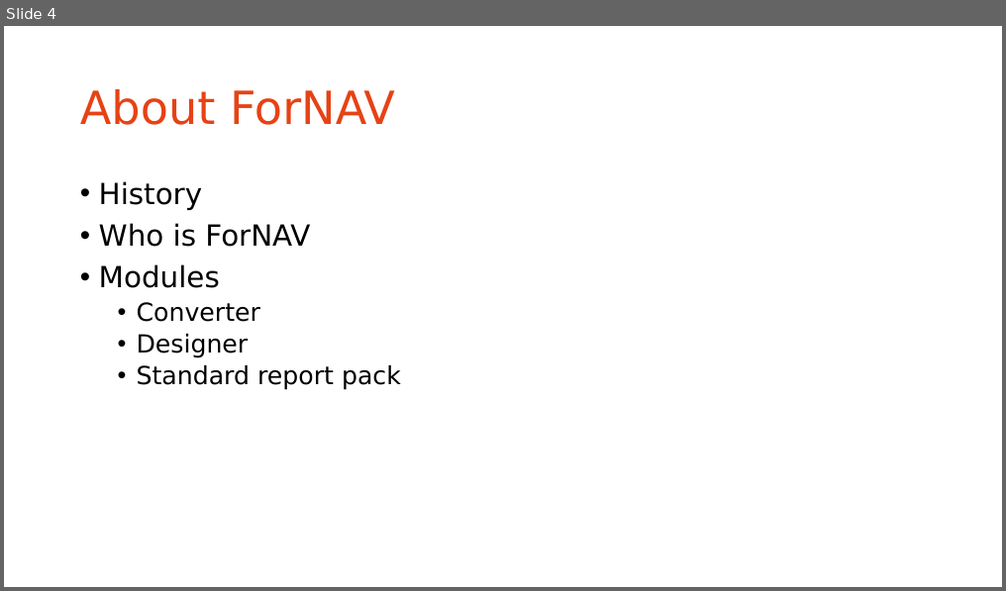
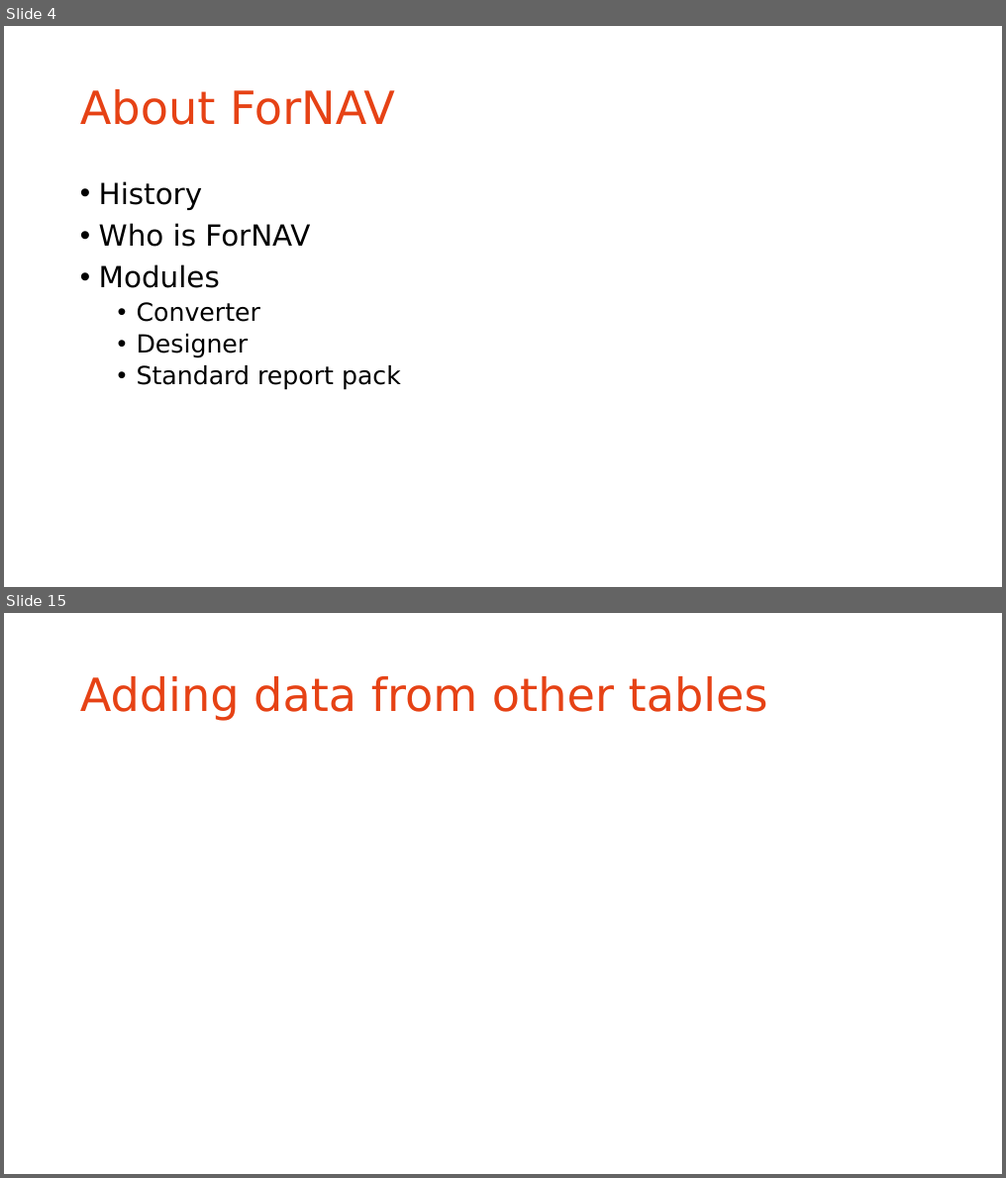
Before and after one commit to renebrummel/ForNAV.TrainingModules, a slide deck: Powerpoint/Webinar.pptx. Shown one above the other, each under a label of ours: slide 4 before the commit, slides 4 and 15 after it; the slides between them are not shown. The pictures are 1006x591 and 1006x1178 pixels, drawn with LibreOffice and Linux fonts; fonts in the diff are those of the drawing; background and template pictures are left out. Boxes give left, top, right and bottom in pixels: in the first picture for what was removed or moved away, otherwise in the second. Text is boxed around its words. In the diff, an @@ line names an element or a change of style, - is before the commit and + after.

```diff
--- a/Powerpoint/Webinar.pptx
+++ b/Powerpoint/Webinar.pptx
@@ slide 15 added at (x1=4, y1=613, x2=1002, y2=1174), background #FFFFFF @@
@@ title added at (x1=80, y1=676, x2=768, y2=721), 44 pt, text #E64215 @@
+Adding data from other tables
```
Also in this commit, not shown: 16 other slides added, 1 slide removed, 2 other files.
